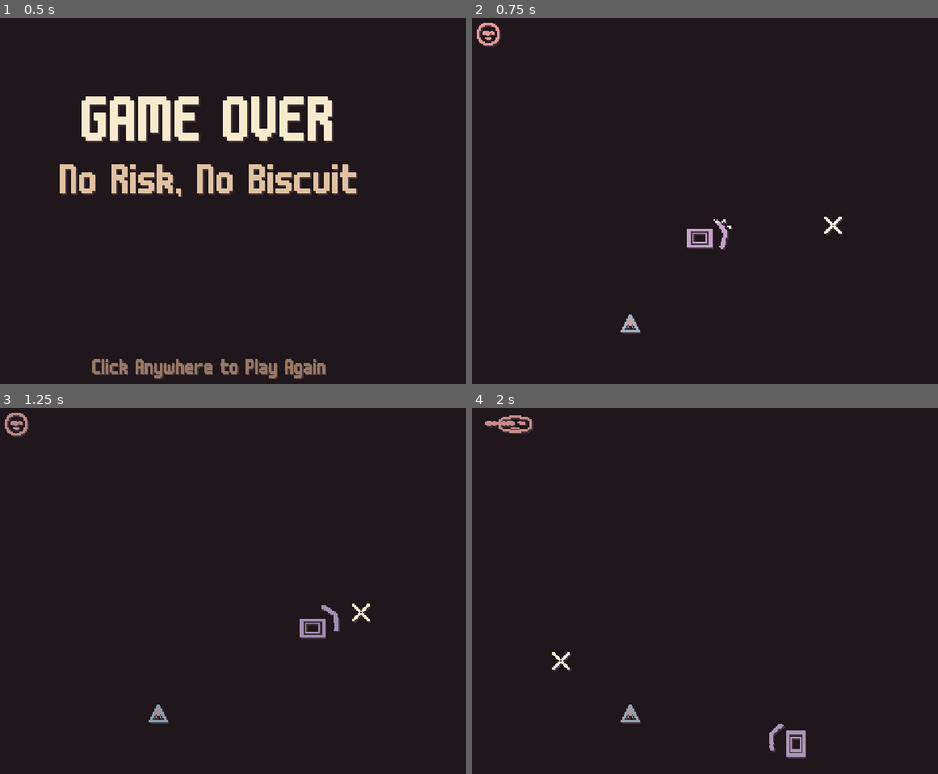
Above: before the commit, frames 1-4 (two rows, left to right).
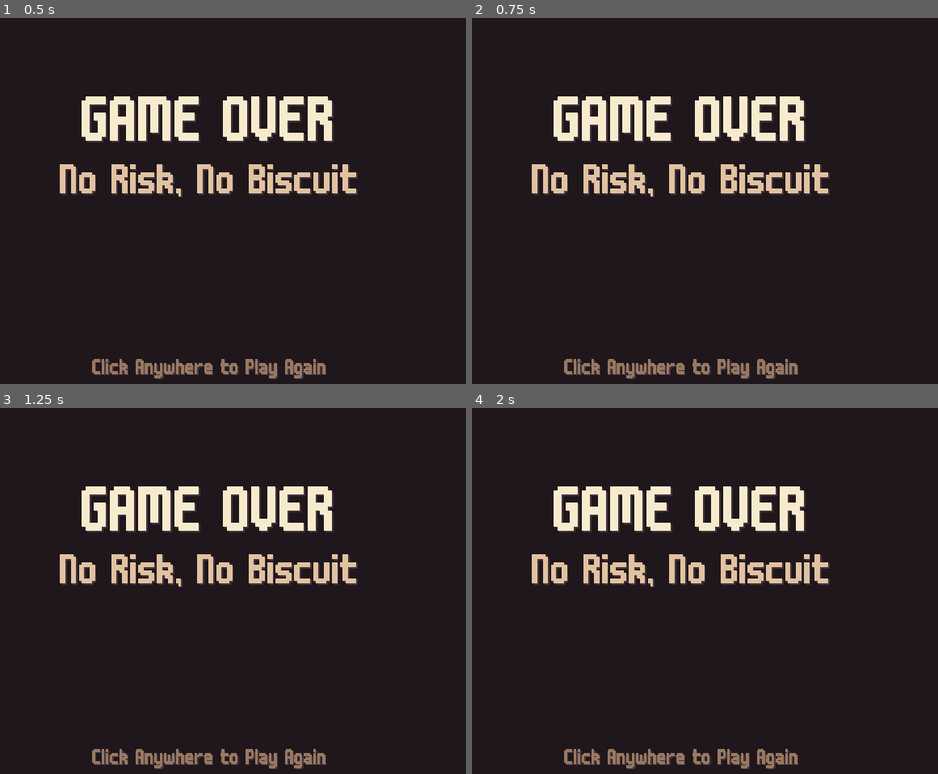
Above: after the commit, the same moments.

Repository: skibbl-dev/bisk-it-for-the-Ruscuit
Game: Godot game, scene res://scenes/death_screen.tscn
Same seed, same stepped clock (60 frames per second), same inputs: the game is played once before the commit and once after it. This scene is started directly instead of the project's main scene. Sound files missing from this copy of the repository are replaced by a short silence.
Inputs (mouse positions are in pixels of both pictures, inside the frame that each line leads up to):
- Up to frame 1 (0.5 s): no input
- Up to frame 2 (0.75 s): tap Enter at 0.5 s; move the mouse to (821, 211) at 0.52 s; hold D (right) from 0.53 s (still down); right-click (821, 211) at 0.6 s; click (821, 211) at 0.67 s
- Up to frame 3 (1.25 s): keep holding D (right)
- Up to frame 4 (2 s): tap Enter at 1.25 s; move the mouse to (551, 653) at 1.27 s; release D (right) at 1.28 s; hold S (down) from 1.28 s (still down); click (551, 653) at 1.35 s

Frame 1 is identical in both runs. In frame 2, 9.6% of the frame differs, in the area x 1-80%, y 1-99%; in frame 3, 9.6%; in frame 4, 9.7%, in the area x 2-77%, y 1-99%.

Commit message:
giggity death screen song

Diff:
--- a/scenes/death_screen.gd
+++ b/scenes/death_screen.gd
@@ -1,5 +1,17 @@
 extends Node2D
+
+@onready var sad_music: AudioStreamPlayer = $SAD_MUSIC
+
+var can_again : bool = false
+
+func _ready() -> void:
+	Conductor.stop()
+	sad_music.play()
+	await get_tree().create_timer(2).timeout
+	can_again = true
+
 
 func _input(event):
 	if event is InputEventMouseButton and event.is_pressed():
-		get_tree().change_scene_to_file("res://scenes/game.tscn")
+		if can_again == true:
+			get_tree().change_scene_to_file("res://scenes/game.tscn")
--- a/scenes/death_screen.tscn
+++ b/scenes/death_screen.tscn
@@ -1,8 +1,9 @@
-[gd_scene load_steps=4 format=3 uid="uid://cqddy0hdobcom"]
+[gd_scene load_steps=5 format=3 uid="uid://cqddy0hdobcom"]
 
-[ext_resource type="Script" path="res://scenes/death_screen.gd" id="1_mqh5l"]
+[ext_resource type="Script" uid="uid://b5y1dv4ckft5g" path="res://scenes/death_screen.gd" id="1_mqh5l"]
 [ext_resource type="PackedScene" uid="uid://sr188lxw1nlt" path="res://objects/shadow_shader.tscn" id="1_uyutr"]
 [ext_resource type="FontFile" uid="uid://en8i7l5eksif" path="res://assets/m6x11.ttf" id="2_dwo6e"]
+[ext_resource type="AudioStream" uid="uid://bq6x3nwo85y14" path="res://assets/music/cinematic-dramatic-11120.mp3" id="4_7ns25"]
 
 [node name="death_screen" type="Node2D"]
 script = ExtResource("1_mqh5l")
@@ -64,3 +65,6 @@
 theme_override_font_sizes/font_size = 16
 text = "Click Anywhere to Play Again"
 horizontal_alignment = 1
+
+[node name="SAD_MUSIC" type="AudioStreamPlayer" parent="."]
+stream = ExtResource("4_7ns25")
Not shown, added: assets/music/cinematic-dramatic-11120.mp3.import
Not shown, added: assets/music/Untitled video - Made with Clipchamp.m4a
Not shown, added: assets/music/cinematic-dramatic-11120.mp3
